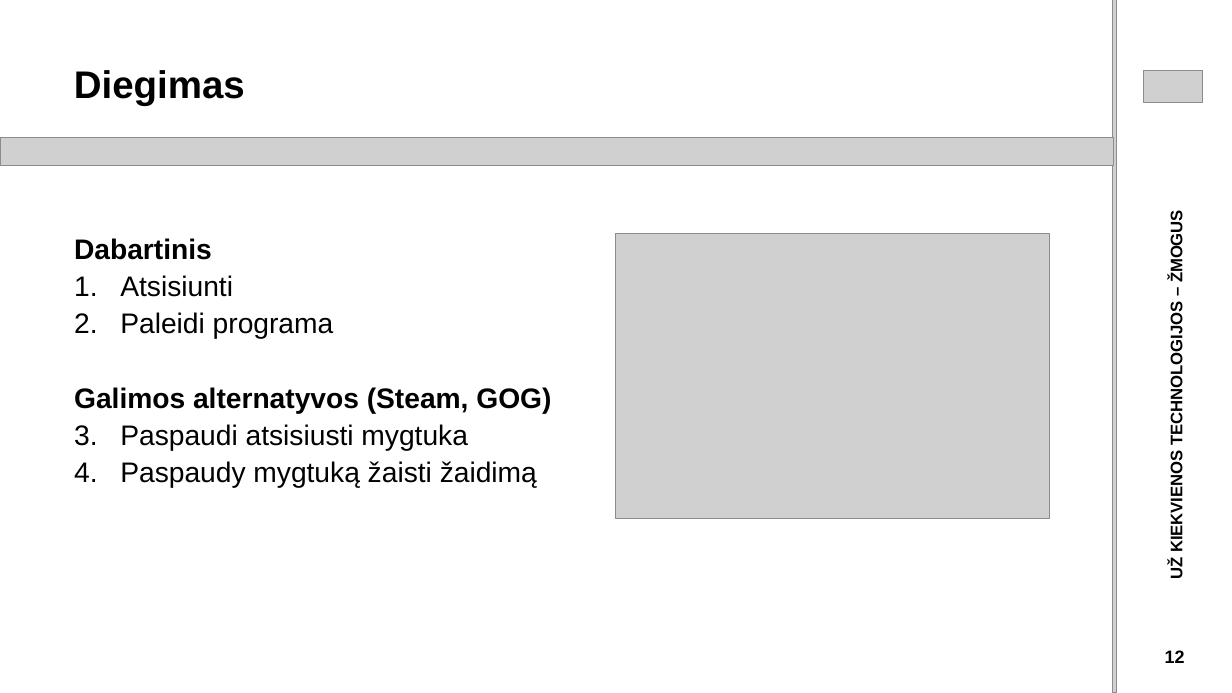
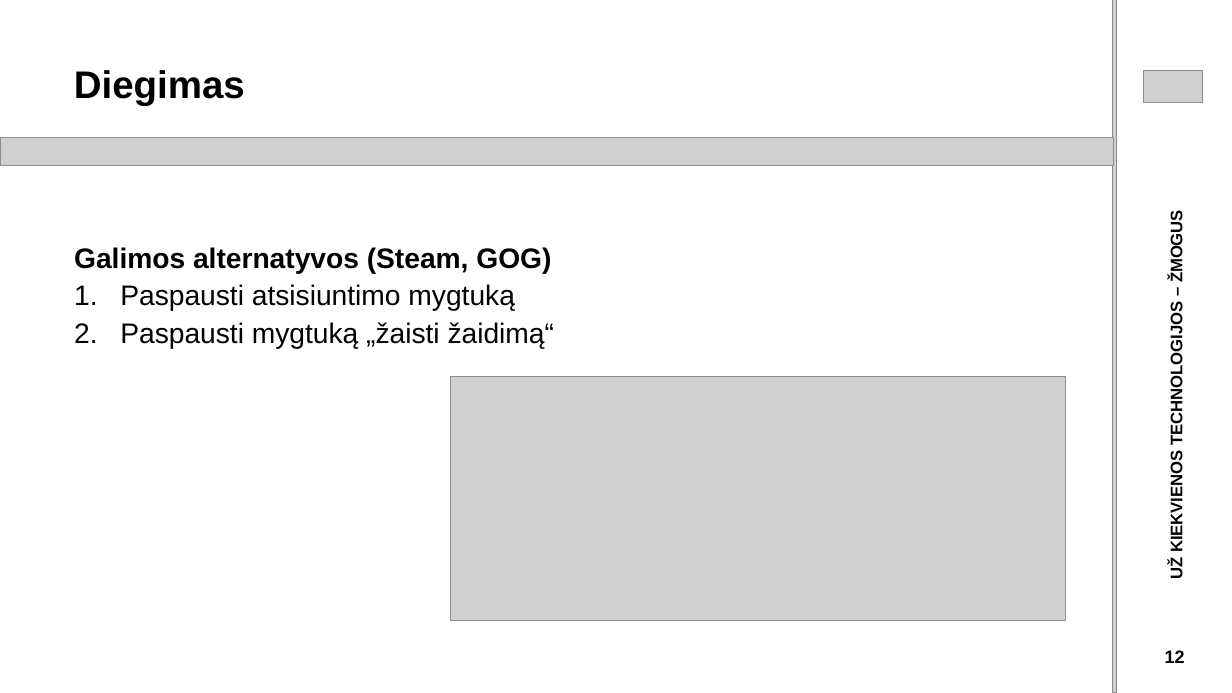
Before and after one commit to CoffeeLexer/Caecitas, a slide deck: slide 12 of Skaidres.pptx. Drawn at 1232x693 pixels with LibreOffice and Linux fonts; fonts in the diff are those of the drawing; grey boxes stand for pictures. Boxes give left, top, right and bottom in pixels: in the first picture for what was removed or moved away, otherwise in the second. Text is boxed around its words. In the diff, an @@ line names an element or a change of style, - is before the commit and + after.

```diff
--- a/Skaidres.pptx
+++ b/Skaidres.pptx
@@ text at (74, 238, 334, 339): paragraphs removed @@
-Dabartinis
-1. Atsisiunti
-2. Paleidi programa
@@ picture removed at (616, 234, 1051, 518) @@
@@ text at (120, 284, 554, 349): text changed @@
-1. Paspaudi atsisiusti mygtuka
-2. Paspaudy mygtuką žaisti žaidimą
+1. Paspausti atsisiuntimo mygtuką
+2. Paspausti mygtuką „žaisti žaidimą“
@@ picture added at (451, 376, 1067, 620) @@
```
Also in this commit, not shown: 11 other slides changed, 2 slides added, 2 slides removed.
